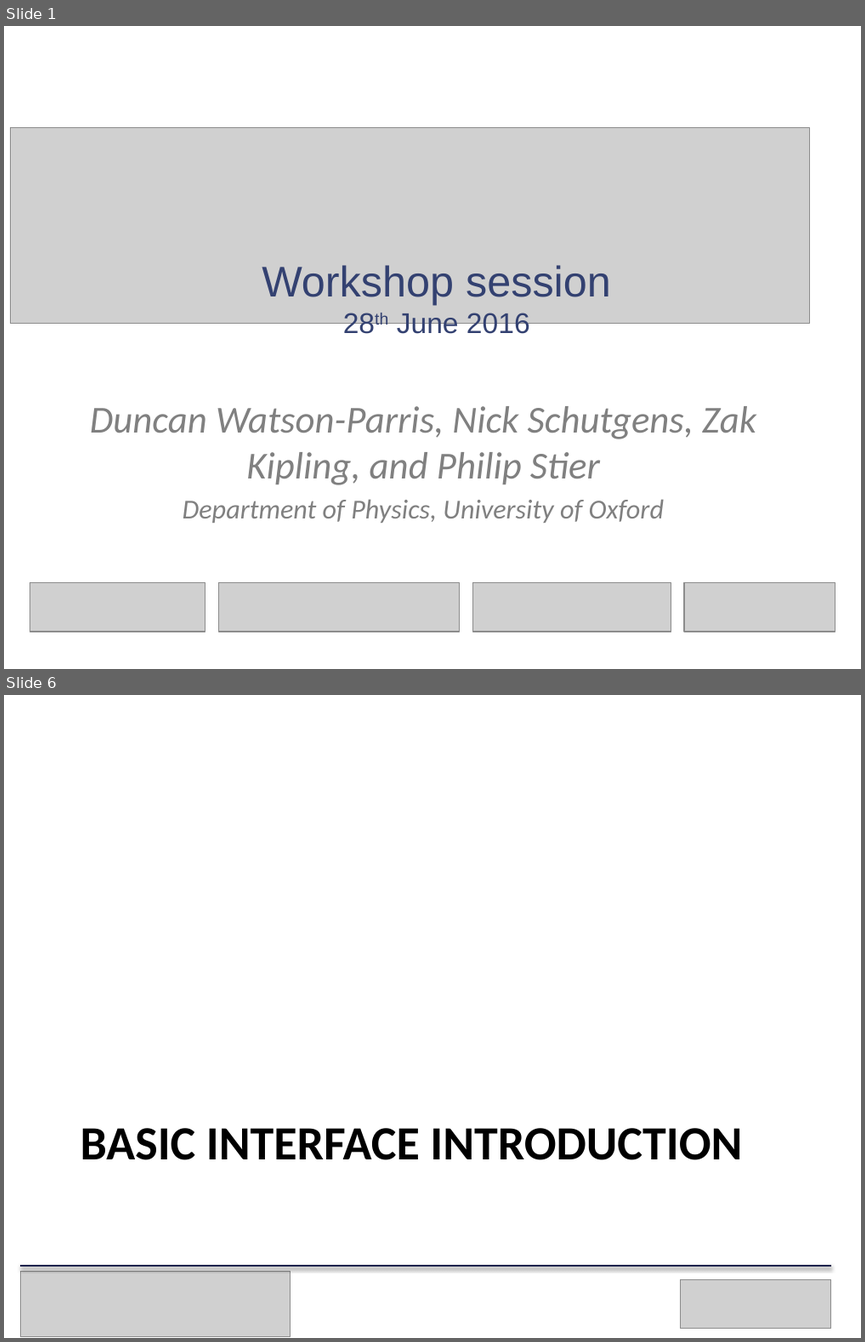
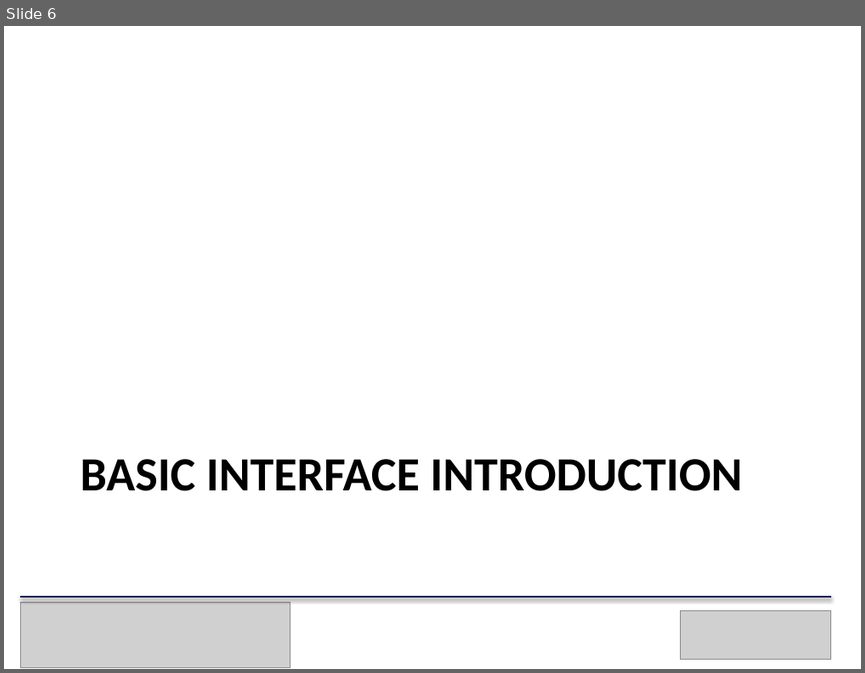
Before and after one commit to cehbrecht/cistools-at-tgif-march-2019, a slide deck: cistools-talk.pptx. Shown one above the other, each under a label of ours: slides 1 and 6 before the commit, slide 6 after it; the slides between them are not shown. The pictures are 865x1342 and 865x673 pixels, drawn with LibreOffice and Linux fonts; fonts in the diff are those of the drawing; grey boxes stand for pictures. Boxes give left, top, right and bottom in pixels: in the first picture for what was removed or moved away, otherwise in the second. Text is boxed around its words. In the diff, an @@ line names an element or a change of style, - is before the commit and + after.

```diff
--- a/cistools-talk.pptx
+++ b/cistools-talk.pptx
@@ slide 1 removed at bbox=[4, 26, 861, 669], background #FFFFFF @@
@@ picture removed at bbox=[11, 128, 810, 324] @@
@@ title removed at bbox=[262, 265, 611, 339] @@
-Workshop session
-28th June 2016
@@ subtitle removed at bbox=[90, 406, 756, 522] @@
-Duncan Watson-Parris, Nick Schutgens, Zak Kipling, and Philip Stier
-Department of Physics, University of Oxford
@@ group removed at bbox=[30, 582, 835, 631]: 4 pictures @@
```
Also in this commit, not shown: 7 slides changed, 4 slides added.
